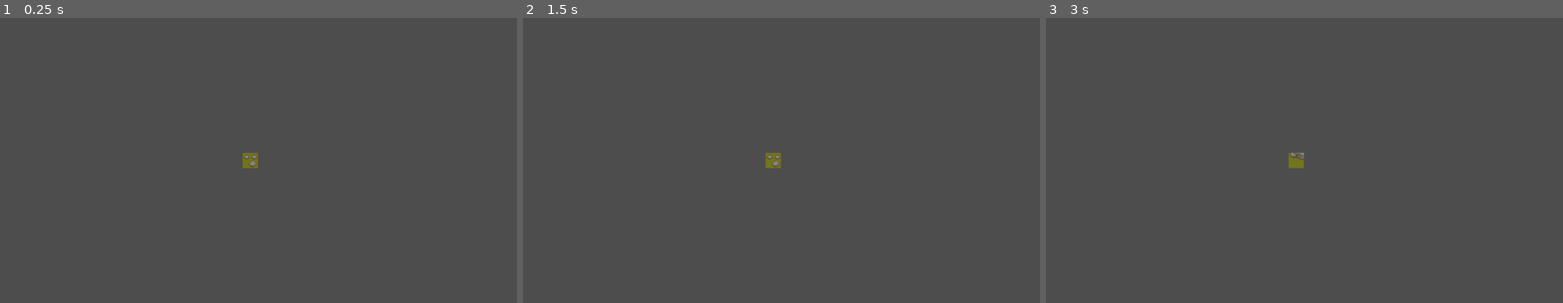
Above: before the commit, frames 1-3 (left to right).
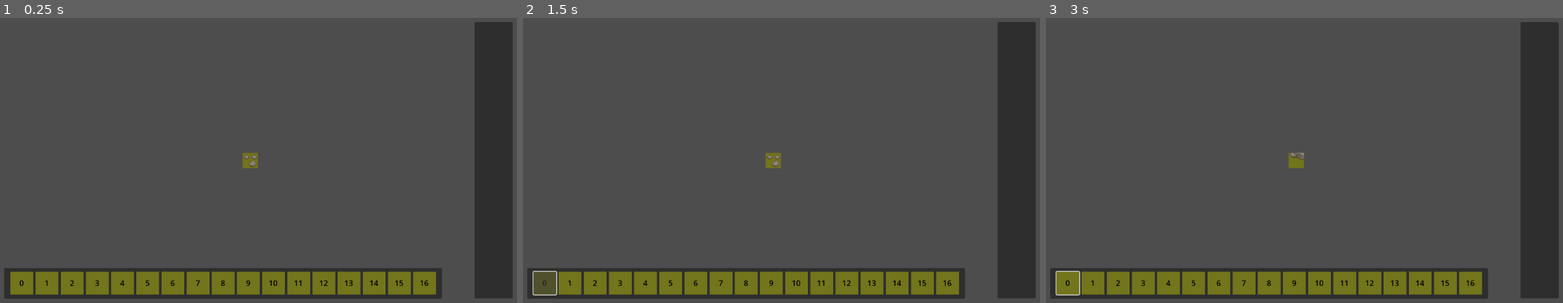
Above: after the commit, the same moments.

Repository: Sketh14/WaveFuncCollapse
Game: Godot game, scene res://Scenes/Main01.tscn
Two runs of this game, one before a commit and one after it. Both use one fixed random seed, a clock stepped at 60 frames per second and the inputs below.
Inputs (mouse positions are in pixels of both pictures, inside the frame that each line leads up to):
- Up to frame 1 (0.25 s): no input
- Up to frame 2 (1.5 s): click (543, 283) at 0.52 s; click (543, 283) at 1.27 s
- Up to frame 3 (3 s): click (1066, 283) at 2.02 s; tap Enter at 2.75 s; move the mouse to (1294, 160) at 2.77 s; click (1294, 160) at 2.92 s

The runs differ from the first frame. In frame 1, 16% of the frame differs, in the area x 0-100%, y 1-99%; in frame 2, 16%; in frame 3, 16%.

Commit message:
Connecting PlaceHolder button to Controller
- TilePanelController made
- Connected UI button to TilePanelController

Diff:
--- a/Prefab/SuperTile/SuperTilePrefab2_.tscn
+++ b/Prefab/SuperTile/SuperTilePrefab2_.tscn
@@ -1,11 +1,11 @@
 [gd_scene load_steps=4 format=3 uid="uid://bui7nabcck66v"]
 
+[ext_resource type="Script" path="res://Scripts/Controllers/SuperTileController.gd" id="1_ctig7"]
 [ext_resource type="Shape2D" uid="uid://cfglgyum6mooq" path="res://CollisionShapes/TileColShape2D.tres" id="1_qr66r"]
-[ext_resource type="Script" path="res://Scripts/Controllers/TilePlaceHolderController.gd" id="1_v5pcv"]
 [ext_resource type="Texture2D" uid="uid://ccyc8d6v8bn16" path="res://Sprites/UI/White_block.png" id="2_h8uk8"]
 
 [node name="SuperTilePrefab2" type="Node2D"]
-script = ExtResource("1_v5pcv")
+script = ExtResource("1_ctig7")
 
 [node name="Sprite2D" type="Sprite2D" parent="."]
 scale = Vector2(0.25, 0.25)
@@ -15,3 +15,5 @@
 
 [node name="CollisionShape2D" type="CollisionShape2D" parent="Area2D"]
 shape = ExtResource("1_qr66r")
+
+[connection signal="input_event" from="Area2D" to="." method="_on_area_2d_input_event"]
--- a/Scenes/Main01.tscn
+++ b/Scenes/Main01.tscn
@@ -21,6 +21,7 @@
 [ext_resource type="PackedScene" uid="uid://cy126ydmwi2g5" path="res://Prefab/Tile/Tomb/TilePrefab_9.tscn" id="18_5e26a"]
 [ext_resource type="PackedScene" uid="uid://dkp5lstff45kv" path="res://Prefab/Tile/Tomb/TilePrefab_10.tscn" id="19_m56u3"]
 [ext_resource type="PackedScene" uid="uid://k0jfptyluqce" path="res://Prefab/PlaceHolderTiles_UI/place_holder_tile_UI_.tscn" id="19_qebm0"]
+[ext_resource type="Script" path="res://Scripts/UI/TilePanelController.gd" id="21_w75fi"]
 
 [node name="Main01" type="Node2D"]
 
@@ -105,7 +106,6 @@
 tileHolder = NodePath("../TileHolder")
 
 [node name="MainCanvasLayer" type="CanvasLayer" parent="."]
-visible = false
 
 [node name="PlaceHolderTile_Panel" type="Panel" parent="MainCanvasLayer"]
 anchors_preset = -1
@@ -114,6 +114,7 @@
 anchor_right = 0.85
 anchor_bottom = 0.95
 offset_bottom = -6.10352e-05
+script = ExtResource("21_w75fi")
 
 [node name="GridContainer" type="GridContainer" parent="MainCanvasLayer/PlaceHolderTile_Panel"]
 layout_mode = 1
--- /dev/null
+++ b/Scripts/Controllers/SuperTileController.gd
@@ -0,0 +1,11 @@
+extends Node2D
+
+var superTileIndex : int
+
+# Called when the node enters the scene tree for the first time.
+func _ready():
+	pass # Replace with function body.
+
+func _on_area_2d_input_event(_viewport:Node, event:InputEvent, _shape_idx:int):
+	if (event is InputEventMouseButton):
+		print("Mouse button detected")
--- a/Scripts/Controllers/TilePlaceHolderController.gd
+++ /dev/null
@@ -1,11 +0,0 @@
-extends Node
-
-
-# Called when the node enters the scene tree for the first time.
-func _ready():
-	pass # Replace with function body.
-
-
-# Called every frame. 'delta' is the elapsed time since the previous frame.
-func _process(delta):
-	pass
--- a/Scripts/UI/PlaceHolderTileController.gd
+++ b/Scripts/UI/PlaceHolderTileController.gd
@@ -3,9 +3,14 @@
 @export var tileIndex : int
 @export var tileLabel : Label
 
+var tilePanelController = null
+var tilePanelControllerPath = "Main01/MainCanvasLayer/PlaceHolderTile_Panel"
+
 # Called when the node enters the scene tree for the first time.
 func _ready():
 	tileLabel.text = str(tileIndex)
+	tilePanelController = get_tree().get_root().get_node(tilePanelControllerPath)
 
 func _on_button_pressed():
 	print("Button Pressed : ", tileIndex)
+	tilePanelController.set_supertile_with_index(tileIndex)
--- a/Scripts/UI/TilePanelController.gd
+++ b/Scripts/UI/TilePanelController.gd
@@ -1,11 +1,14 @@
-extends Node
+extends Control
 
+var selectedSuperTileIndex : int
+var placeholderTileInde : int
 
 # Called when the node enters the scene tree for the first time.
 func _ready():
 	pass # Replace with function body.
 
+func set_supertile_with_index(tileIndex : int):
+	print("Set SuperTile called with index :  ", tileIndex)
 
-# Called every frame. 'delta' is the elapsed time since the previous frame.
-func _process(delta):
-	pass
+	#Reset once the selected superTile has been set
+	selectedSuperTileIndex = -1
Not shown: 1 places in Scenes/Main01.tscn that only renumber resources
